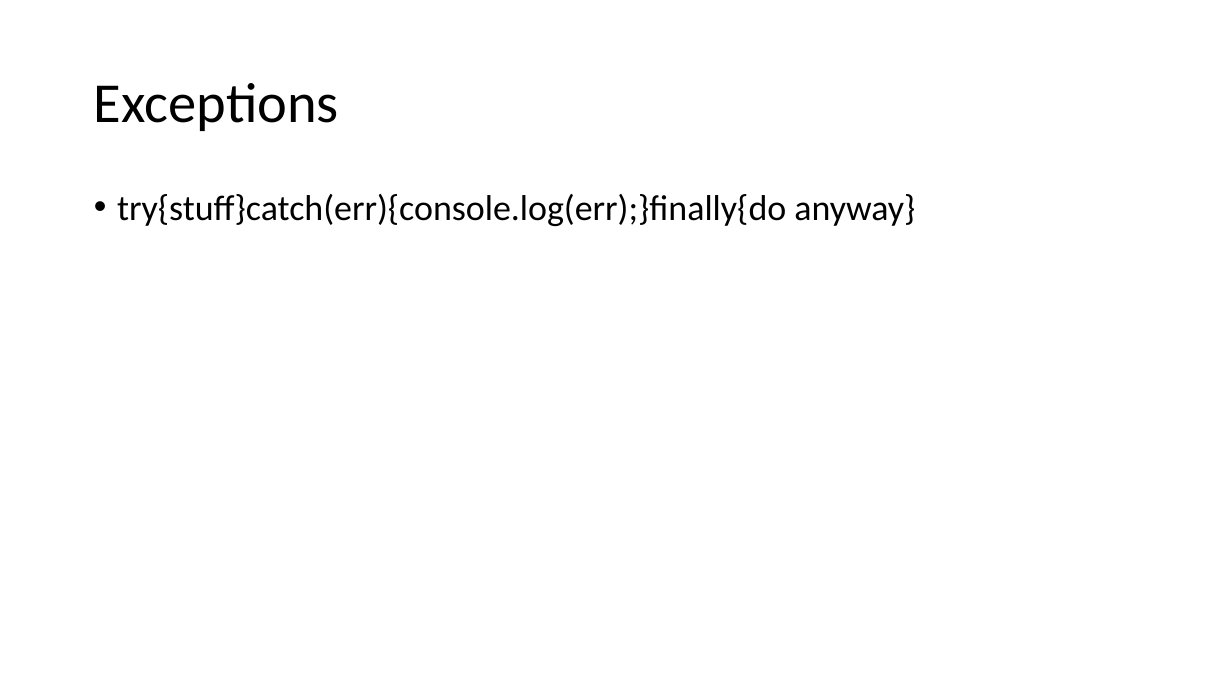
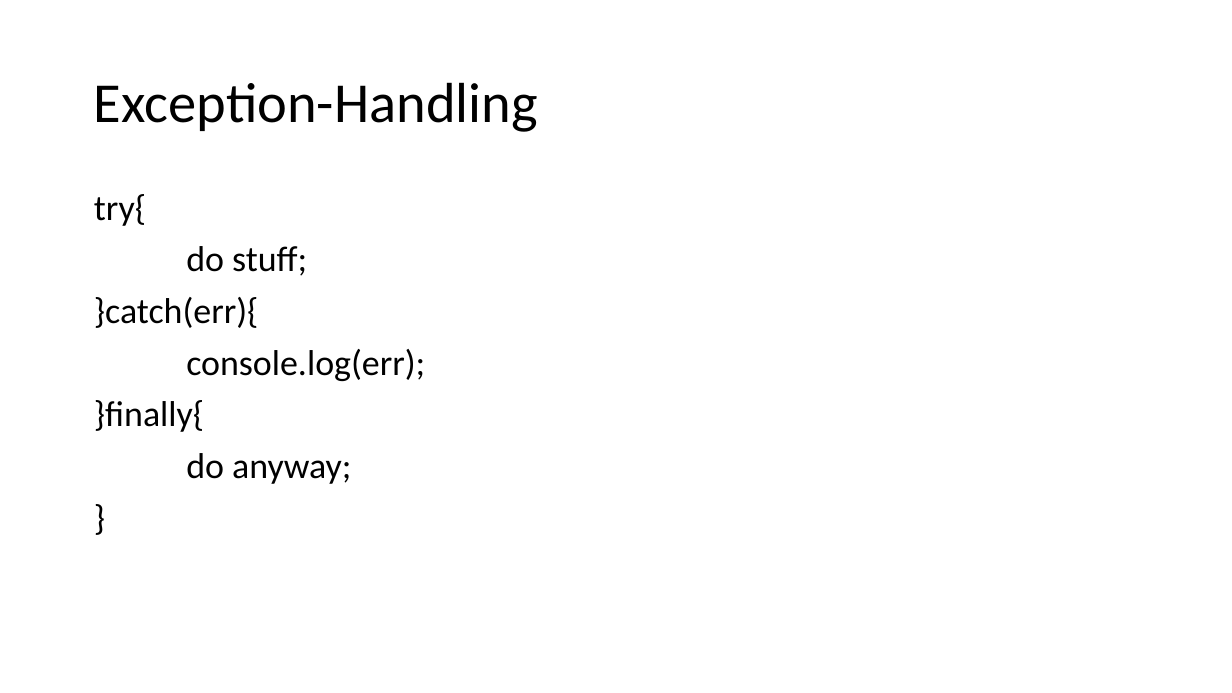
Before and after one commit to martiph/JSTraining_ICT-Campus, a slide deck: slide 20 of JSTraining.pptx. Drawn at 1232x693 pixels with LibreOffice and Linux fonts; fonts in the diff are those of the drawing. Boxes give left, top, right and bottom in pixels: in the first picture for what was removed or moved away, otherwise in the second. Text is boxed around its words. In the diff, an @@ line names an element or a change of style, - is before the commit and + after.

```diff
--- a/JSTraining.pptx
+++ b/JSTraining.pptx
@@ title at [94, 82, 538, 132]: text changed @@
-Exceptions
+Exception-Handling
@@ text at [94, 194, 425, 484]: text changed @@
-• try{stuff}catch(err){console.log(err);}finally{do anyway}
+try{
+do stuff;
+}catch(err){
+console.log(err);
+}finally{
+do anyway;
+}
```
Also in this commit, not shown: 11 other slides changed.
